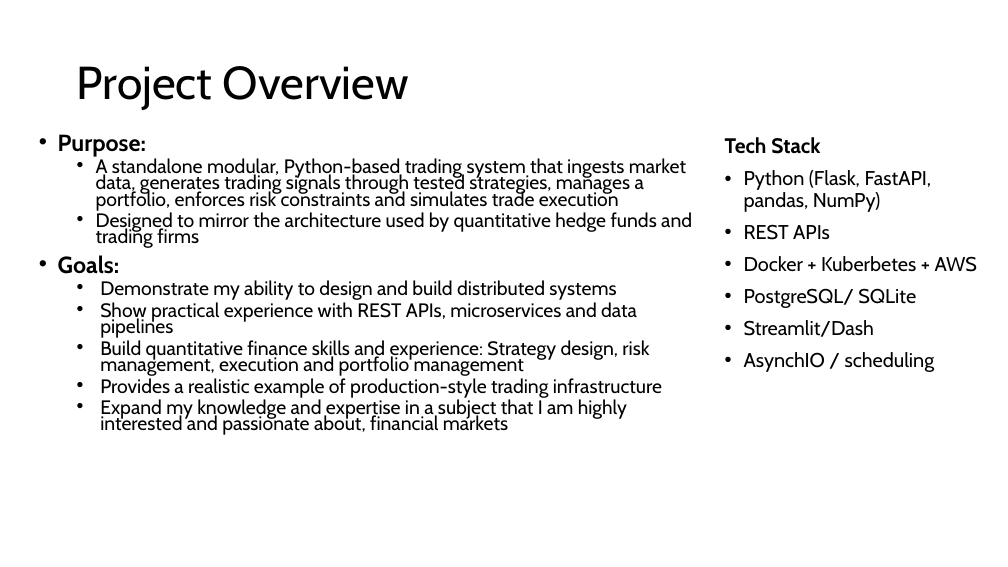
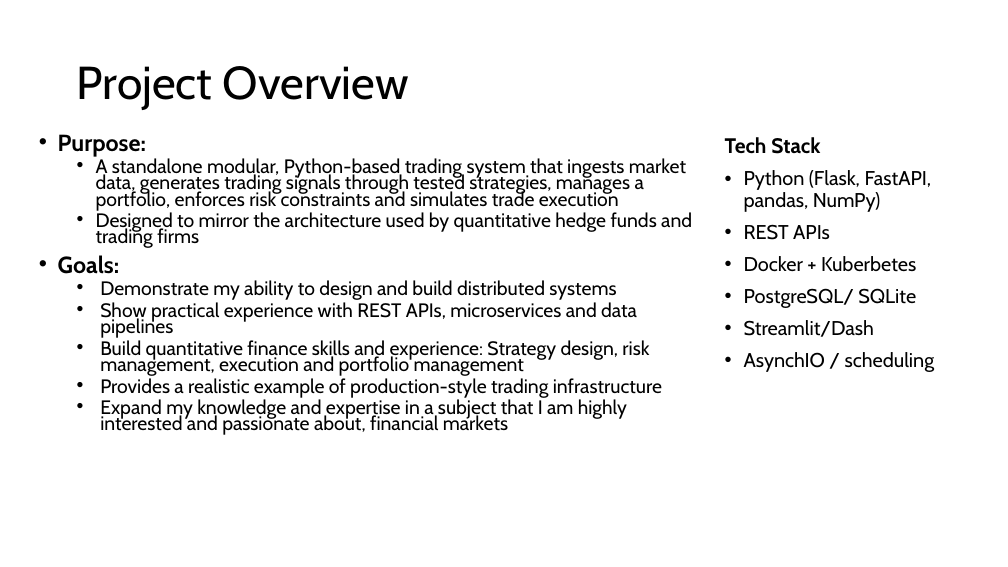
Before and after one commit to stevenOden/quant_management_platform, a slide deck: slide 2 of 00_system_architecture/quant_management_platform_architecture.pptx. Drawn at 1008x567 pixels with LibreOffice and Linux fonts; fonts in the diff are those of the drawing. Boxes give left, top, right and bottom in pixels: in the first picture for what was removed or moved away, otherwise in the second. Text is boxed around its words. In the diff, an @@ line names an element or a change of style, - is before the commit and + after.

```diff
--- a/00_system_architecture/quant_management_platform_architecture.pptx
+++ b/00_system_architecture/quant_management_platform_architecture.pptx
@@ text at [744, 256, 916, 272]: text changed @@
-• Docker + Kuberbetes + AWS
+• Docker + Kuberbetes
```
Also in this commit, not shown: 7 other slides changed, 3 slides added, 43 other files.
